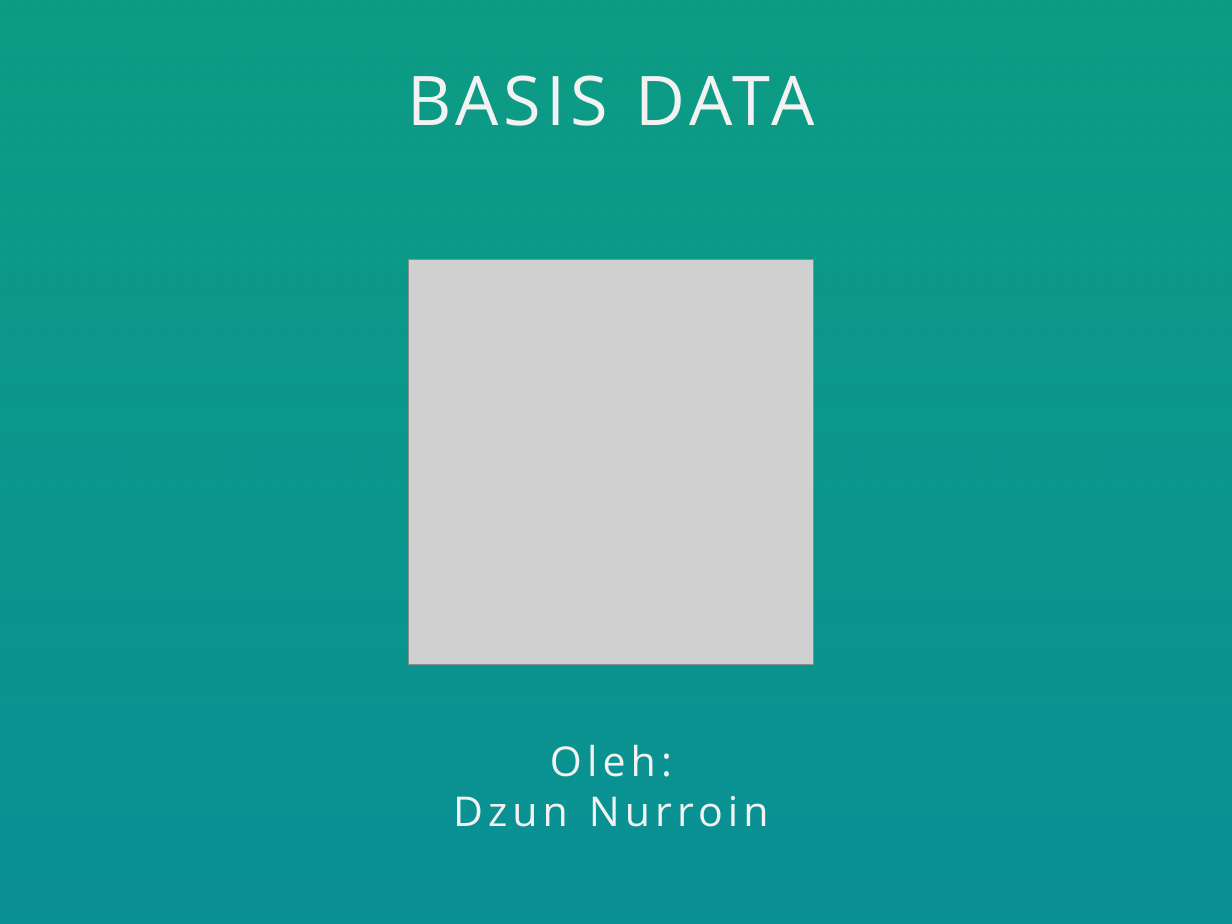
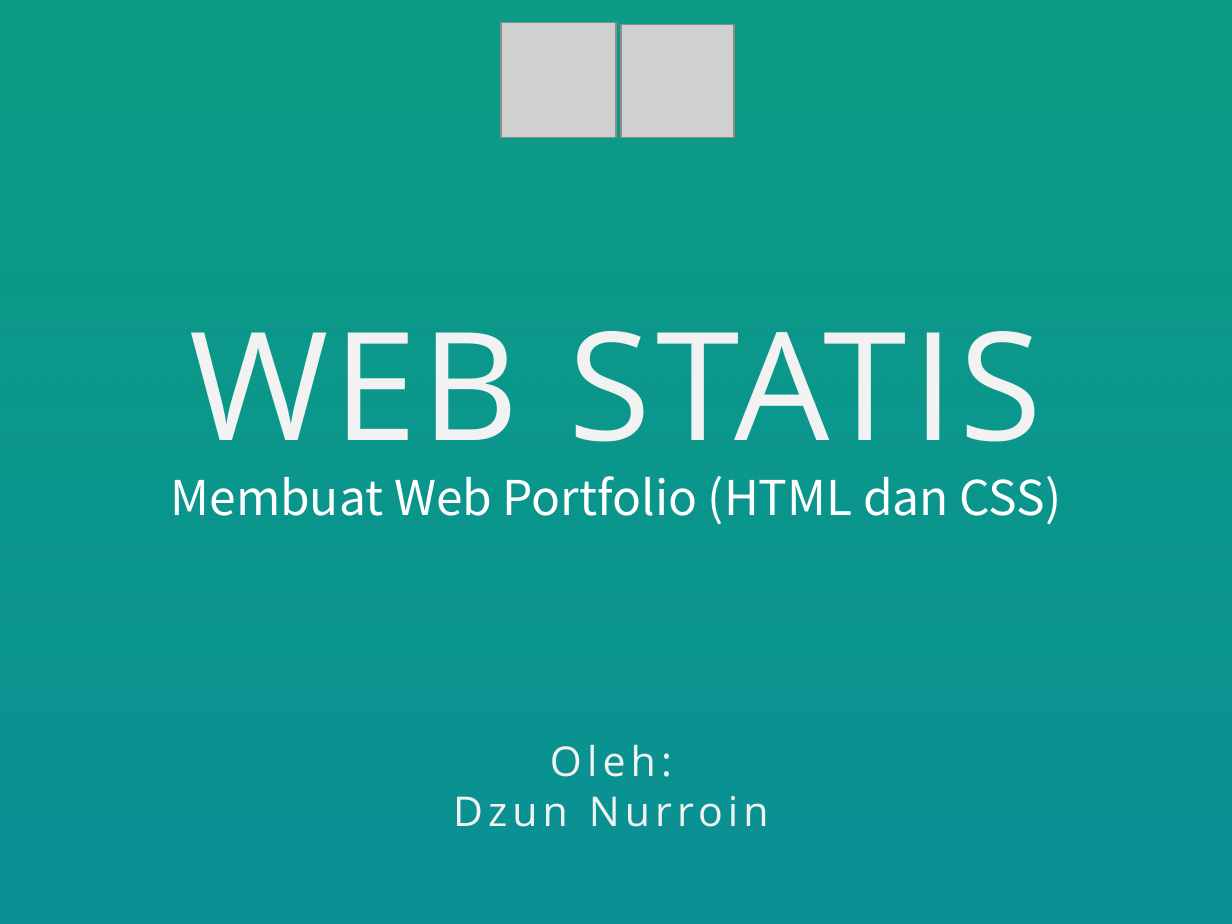
Before and after one commit to commitunuja/Materi-WEB, a slide deck: slide 1 of Materi Web Dasar/CSS/pertemuan 4-5/materi 4 - 5 (membuat web statis).pptx. Drawn at 1232x924 pixels with LibreOffice and Linux fonts; fonts in the diff are those of the drawing; grey boxes stand for pictures; background and template pictures are left out; a plain dark background stands for a picture behind light text. Boxes give left, top, right and bottom in pixels: in the first picture for what was removed or moved away, otherwise in the second. Text is boxed around its words. In the diff, an @@ line names an element or a change of style, - is before the commit and + after.

```diff
--- a/Materi Web Dasar/CSS/pertemuan 4-5/materi 4 - 5 (membuat web statis).pptx
+++ b/Materi Web Dasar/CSS/pertemuan 4-5/materi 4 - 5 (membuat web statis).pptx
@@ picture added at bbox=[501, 23, 616, 138] @@
@@ picture added at bbox=[621, 25, 734, 138] @@
@@ text removed at bbox=[407, 75, 814, 126] @@
-BASIS DATA
@@ picture removed at bbox=[409, 260, 814, 665] @@
@@ text added at bbox=[189, 331, 1042, 479], 88 pt, text #F2F2F2 @@
+WEB STATIS
@@ text added at bbox=[171, 476, 1062, 525], 28 pt, text #FFFFFF @@
+Membuat Web Portfolio (HTML dan CSS)
```
Also in this commit, not shown: 31 slides added, 9 slides removed, 2 other files.
